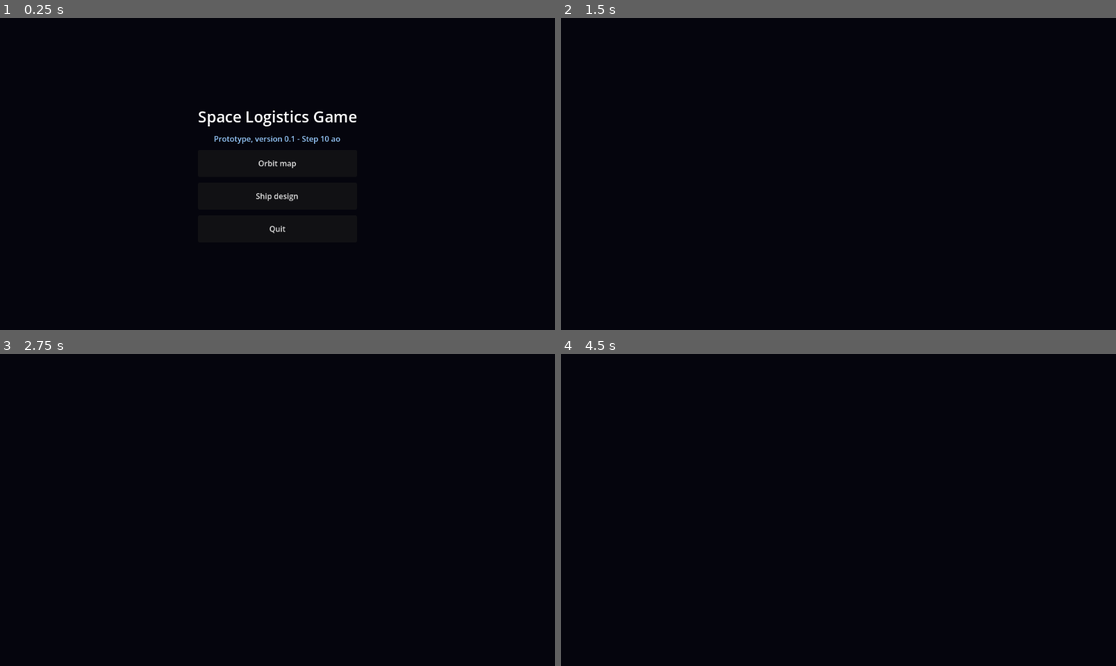
Above: before the commit, frames 1-4 (two rows, left to right).
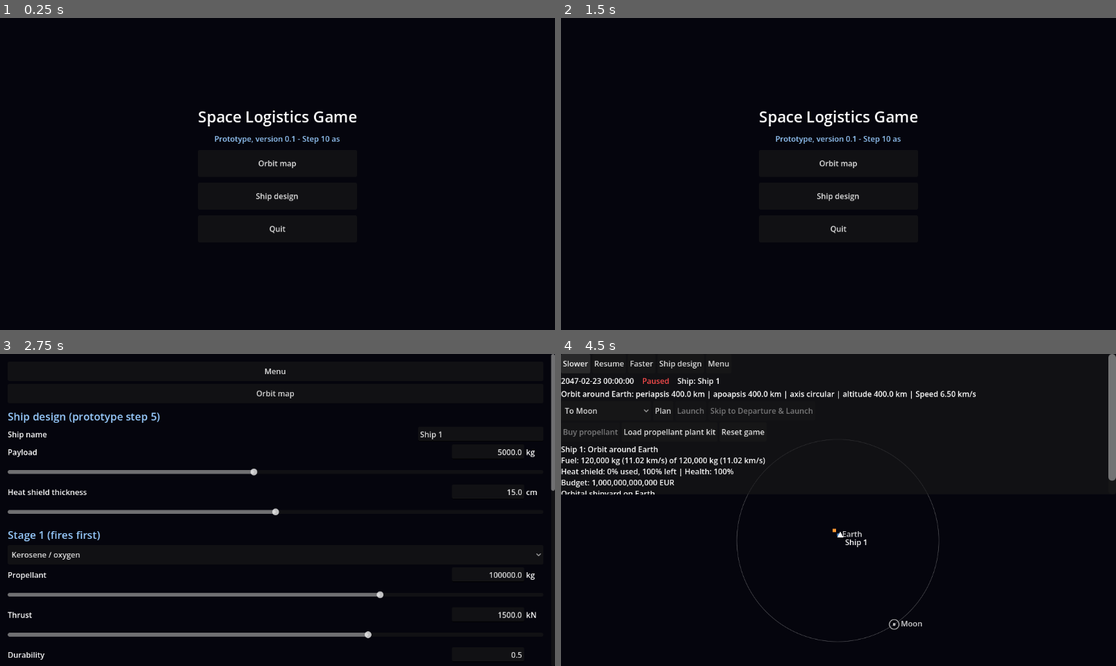
Above: after the commit, the same moments.

Repository: jonmakescars/asteroid-miner
Game: Godot game, scene res://menu.tscn
Two runs of this game, one before a commit and one after it. Both use one fixed random seed, a clock stepped at 60 frames per second and the inputs below.
Inputs (mouse positions are in pixels of both pictures, inside the frame that each line leads up to):
- Up to frame 1 (0.25 s): no input
- Up to frame 2 (1.5 s): click "Orbit map" at 0.5 s; click (716, 27) at 1.25 s, where only the run after the commit has a clickable "Menu"
- Up to frame 3 (2.75 s): click (277, 531) at 2 s, where only the run after the commit has a clickable "Ship design"
- Up to frame 4 (4.5 s): click (838, 372) at 2.75 s, where only the run after the commit has a clickable "Menu"; click (838, 500) at 3.5 s, where only the run after the commit has a clickable "Orbit map"; click (577, 363) at 4.25 s, where only the run after the commit has a clickable "Slower"

The runs differ from the first frame. In frame 1, 0.2% of the frame differs, in the area x 38-62%, y 37-41%; in frame 2, 0.9%; in frame 3, 5.1%, in the area x 1-100%, y 0-98%; in frame 4, 4.8%.
Error before the commit: Parse Error: Too many arguments for "make_plan()" call. Expected at most 5 but received 7. (res://scripts/orbit_view.gd:847)

Commit message:
Step 10as - improved orbit intersion routes.

Diff:
--- a/scripts/game_state.gd
+++ b/scripts/game_state.gd
@@ -14,6 +14,10 @@
 const DEFAULT_SHIP_PAYLOAD_KG := 5000.0
 const DEFAULT_SHIP_THRUST_KN := 1000.0
 const VIEW_FILL := 0.9          # share of the half screen width that the widest orbit of a view fills
+static var _last_approach_diag := ""
+
+## Greatest distance (km) by which a transfer may miss the centre of its target for the curved approach to be drawn.
+const APPROACH_MAX_MISS_KM := 1.0e6
 const ROUTE_FADE_LENGTHS := 6.0  # the jump at escape / insertion fades out over this many times its size
 const DEFAULT_SHIELD_CM := 15.0
 const AERO_WARP_INDEX := 1   # time flow drops to this (1 min/s) when the ship reaches the upper atmosphere
@@ -892,17 +896,53 @@
 		if from_chain.has(id):
 			common = str(id)
 			break
-	var from_pos := Vector2.ZERO
+	# Summed and subtracted as 64-bit floats; Vector2 (32-bit) only for the result (see B-014).
+	var from_pos := [0.0, 0.0]
 	for id in from_chain:
 		if str(id) == common:
 			break
-		from_pos += body_rel(str(id), jd)
-	var to_pos := Vector2.ZERO
+		from_pos = _add_xy(from_pos, _body_rel_xy(str(id), jd), 1.0)
+	var to_pos := [0.0, 0.0]
 	for id in to_chain:
 		if str(id) == common:
 			break
-		to_pos += body_rel(str(id), jd)
-	return to_pos - from_pos
+		to_pos = _add_xy(to_pos, _body_rel_xy(str(id), jd), 1.0)
+	return Vector2(to_pos[0] - from_pos[0], to_pos[1] - from_pos[1])
+
+
+## Position of a body relative to its parent as 64-bit floats [x, y].
+static func _body_rel_xy(id: String, jd: float) -> Array:
+	var segments: Array = bodies[id]["orbit_segments"]
+	if segments.is_empty():
+		return [0.0, 0.0]
+	return Kepler.position_xy(Kepler.segment_at(segments, jd), jd)
+
+
+## a + factor * b for [x, y] pairs of 64-bit floats.
+static func _add_xy(a: Array, b: Array, factor: float) -> Array:
+	return [float(a[0]) + factor * float(b[0]), float(a[1]) + factor * float(b[1])]
+
+
+## The natural direction of the periapsis (degrees, in the frame of the target body's parent) of a capture at
+## the target: the ship comes in along its real path and passes the target on the side where it sweeps round it
+## counter-clockwise, the direction of the body's rotation. The angle between the incoming direction and the
+## periapsis follows from the hyperbola with periapsis radius rp and the energy of the arrival (km2/s2).
+## segment is the transfer orbit (in the frame of the target's parent), t_arr the arrival time.
+static func natural_capture_axis_deg(segment: Dictionary, target_id: String, t_arr: float, rp: float, gm: float, energy: float) -> float:
+	var h := 0.1   # days
+	var before := _transfer_rel_target_xy(segment, target_id, t_arr - h)
+	var after := _transfer_rel_target_xy(segment, target_id, t_arr + h)
+	var incoming := atan2(float(after[1]) - float(before[1]), float(after[0]) - float(before[0]))
+	var e := 1.0 + rp * 2.0 * energy / gm
+	var slope := sqrt(maxf(e * e - 1.0, 0.0))
+	return rad_to_deg(incoming - atan2(slope, 1.0))
+
+
+## Position of the transfer orbit relative to the target body as 64-bit floats [x, y].
+static func _transfer_rel_target_xy(segment: Dictionary, target_id: String, jd: float) -> Array:
+	var ship_xy: Array = Kepler.position_xy(segment, jd)
+	var body_xy: Array = _body_rel_xy(target_id, jd)
+	return [float(ship_xy[0]) - float(body_xy[0]), float(ship_xy[1]) - float(body_xy[1])]
 
 
 ## The body and the bodies it orbits, from the body up to the root.
@@ -934,27 +974,41 @@
 
 
 static func _leg_rel(leg: Dictionary, frame_id: String, jd: float) -> Vector2:
-	var total: Vector2 = Kepler.position_at(leg["segment"], jd)
+	# All sums and differences are done in 64-bit floats; only the result becomes a Vector2 (B-014: with
+	# 32-bit numbers the position relative to Ceres was rounded to steps of about 32 km).
+	var total: Array = Kepler.position_xy(leg["segment"], jd)
 	var current := str(leg["parent"])
 	# The frame is a body inside the leg's own system (for example a moon of the planet the ship orbits):
 	# subtract the body's position around that planet, which keeps the full precision.
-	var down := Vector2.ZERO
+	var down: Array = [0.0, 0.0]
 	var walker := frame_id
 	while walker != current:
 		var up: Variant = bodies[walker]["parent"]
 		if up == null:
 			break
-		down += body_rel(walker, jd)
+		down = _add_xy(down, _body_rel_xy(walker, jd), 1.0)
 		walker = str(up)
 	if walker == current:
-		return total - down
+		return Vector2(float(total[0]) - float(down[0]), float(total[1]) - float(down[1]))
 	while current != frame_id:
 		var parent_id: Variant = bodies[current]["parent"]
 		if parent_id == null:
-			return body_abs(str(leg["parent"]), jd) + Kepler.position_at(leg["segment"], jd) - body_abs(frame_id, jd)
-		total += body_rel(current, jd)
+			# The frame is not an ancestor: difference of the Sun positions of the leg's body and the frame.
+			var leg_chain: Array = [0.0, 0.0]
+			var walk: Variant = str(leg["parent"])
+			while walk != null:
+				leg_chain = _add_xy(leg_chain, _body_rel_xy(str(walk), jd), 1.0)
+				walk = bodies[str(walk)]["parent"]
+			var frame_chain: Array = [0.0, 0.0]
+			walk = frame_id
+			while walk != null:
+				frame_chain = _add_xy(frame_chain, _body_rel_xy(str(walk), jd), 1.0)
+				walk = bodies[str(walk)]["parent"]
+			return Vector2(float(leg_chain[0]) + float(total[0]) - float(frame_chain[0]),
+					float(leg_chain[1]) + float(total[1]) - float(frame_chain[1]))
+		total = _add_xy(total, _body_rel_xy(current, jd), 1.0)
 		current = str(parent_id)
-	return total
+	return Vector2(float(total[0]), float(total[1]))
 
 
 static func leg_rel_with_offsets(leg: Dictionary, frame_id: String, jd: float) -> Vector2:
@@ -978,6 +1032,9 @@
 			total = _blend_hyperbola(to_hyp, base, (jd - float(to_hyp["t0"])) * 86400.0)
 		else:
 			total += _faded(leg["to_offset"], base - (leg["to_ref"] as Vector2))
+		if leg.has("to_mirror"):   # B-015: mirrored about the capture axis so that the approach sweeps counter-clockwise
+			var axis := float(leg["to_mirror"])
+			total = (total.rotated(-axis) * Vector2(1.0, -1.0)).rotated(axis)
 	return total
 
 
@@ -1115,8 +1172,11 @@
 		leg["to_offset"] = Kepler.position_at(captures[0]["segment"], float(captures[0]["t_start"])) - base_end
 		var capture_point: Vector2 = Kepler.position_at(captures[0]["segment"], float(captures[0]["t_start"]))
 		var energy := float(a_plan.get("arrival_energy", -1.0))
+		# (The transfer is calculated to the body, but it may miss the centre by a few thousand km: the curved
+		# approach is used unless it misses by an absurd distance. With the old limit of twice the capture radius
+		# the course went straight through Earth, and through Ceres with an axis offset.)
 		if energy > 0.0 and str(a_plan["frame"]) != str(a_plan["target_id"]) and capture_point.length() > 1.0 \
-				and base_end.length() < 2.0 * capture_point.length():
+				and base_end.length() < APPROACH_MAX_MISS_KM:
 			var hyp_in := _hyperbola(float(a_plan["gm_target"]), capture_point.length(), capture_point.angle(), sqrt(2.0 * energy))
 			var dt_in := minf(1.0, 0.25 * float(a_plan["flight_days"]))
 			var near_step := _leg_rel(leg, str(a_plan["target_id"]), float(a_plan["t_arr"]) - 0.5 * dt_in) - _leg_rel(leg, str(a_plan["target_id"]), float(a_plan["t_arr"]) - dt_in)
@@ -1124,6 +1184,24 @@
 			hyp_in["t0"] = float(a_plan["t_arr"])
 			hyp_in["shift"] = _asymptote_shift(hyp_in, true)
 			leg["to_hyp"] = hyp_in
+		var diag := "approach to %s: miss %.0f km, capture radius %.0f km, curved approach: %s" % [a_plan["target_id"], base_end.length(), capture_point.length(), str(leg.has("to_hyp"))]
+		if diag != _last_approach_diag:   # for the Godot output: shows why a course is straight or curved
+			_last_approach_diag = diag
+			print(diag)
+		# B-015: the orbit runs counter-clockwise (the body's rotation). If the approach as drawn sweeps
+		# clockwise round the target, mirror it about the axis through the capture point.
+		var sweep := 0.0
+		var previous_point := Vector2.ZERO
+		var have_previous := false
+		for k in 41:
+			var days_before := 2.0 * pow(1.0 / 2880.0, float(k) / 40.0)
+			var point := leg_rel_with_offsets(leg, str(a_plan["target_id"]), float(a_plan["t_arr"]) - days_before)
+			if have_previous and point.length() > 0.0 and previous_point.length() > 0.0:
+				sweep += previous_point.angle_to(point)
+			previous_point = point
+			have_previous = true
+		if sweep < -0.01:
+			leg["to_mirror"] = capture_point.angle()
 	return leg
 
 
--- a/scripts/kepler.gd
+++ b/scripts/kepler.gd
@@ -46,6 +46,21 @@
 	return in_plane.rotated(_periapsis_longitude(segment))
 
 
+## The same position as position_at, but as an Array [x, y] of 64-bit floats (a Vector2 holds only 32-bit
+## numbers, which loses tens of km at the distance of the asteroid belt). Add and subtract positions in this
+## form and convert to Vector2 only after the subtraction.
+static func position_xy(segment: Dictionary, jd: float) -> Array:
+	var e := float(segment["eccentricity"])
+	var a := float(segment["semi_major_axis_km"])
+	var ecc_anomaly := solve_eccentric_anomaly(mean_anomaly_at(segment, jd), e)
+	var px := a * (cos(ecc_anomaly) - e)
+	var py := a * sqrt(1.0 - e * e) * sin(ecc_anomaly)
+	var rotation := _periapsis_longitude(segment)
+	var c := cos(rotation)
+	var s := sin(rotation)
+	return [px * c - py * s, px * s + py * c]
+
+
 ## Points (km, relative to the parent) along the whole orbit ellipse, for drawing.
 static func orbit_points(segment: Dictionary, count: int = 128) -> PackedVector2Array:
 	var e := float(segment["eccentricity"])
--- a/scripts/menu_view.gd
+++ b/scripts/menu_view.gd
@@ -2,7 +2,7 @@
 ## Start menu: opens the prototype screens.
 
 const MOBILE_UI_SCALE := 2.0
-const BUILD_LABEL := "version 0.1 - Step 10 ao"   # shown in the menu; update it with every new build
+const BUILD_LABEL := "version 0.1 - Step 10 as"   # shown in the menu; update it with every new build
 const ENTRIES := [
 	["Orbit map", "res://main.tscn"],
 	["Ship design", "res://ship_design.tscn"],
--- a/scripts/mission_planner.gd
+++ b/scripts/mission_planner.gd
@@ -42,7 +42,7 @@
 ## into the target orbit {"rp_alt_km", "ra_alt_km", "offset_deg"} (altitudes above the surface; the default
 ## orbit of the body if empty). Returns the plan, or {"error": text} if no plan is possible.
 static func make_plan(origin_id: String, orbit_segment: Dictionary, target_id: String, t_start: float,
-		target_orbit: Dictionary = {}) -> Dictionary:
+		target_orbit: Dictionary = {}, fixed_departure := -1.0, quick := false) -> Dictionary:
 	var bodies := GameState.bodies
 	var origin: Dictionary = bodies[origin_id]
 	var target: Dictionary = bodies[target_id]
@@ -130,7 +130,7 @@
 			var target_period := _period_days(target_id)
 			horizon = 20.0 * maxf(origin_period, target_period)
 			step = minf(origin_period, target_period) / 100.0
-		transfer = TransferPlanner.find_window(frame_gm, origin_fn, target_fn, t_start, horizon, step)
+		transfer = _transfer(frame_gm, origin_fn, target_fn, t_start, horizon, step, fixed_departure)
 		if transfer.is_empty():
 			return {"error": "No launch window found."}
 		var origin_velocity := TransferPlanner.velocity_kms(origin_fn, float(transfer["t_dep"]))
@@ -152,7 +152,7 @@
 		var planet_id := str(origin_parent)
 		var sun_gm := float(bodies["sun"]["gm_km3_s2"])
 		var planet_fn := func(t: float) -> Vector2: return GameState.body_rel(planet_id, t)
-		transfer = TransferPlanner.find_window(sun_gm, planet_fn, target_fn, t_start, SYNODIC_SEARCH_DAYS, 1.0)
+		transfer = _transfer(sun_gm, planet_fn, target_fn, t_start, SYNODIC_SEARCH_DAYS, 1.0, fixed_departure)
 		if transfer.is_empty():
 			return {"error": "No launch window found."}
 		var t_dep := float(transfer["t_dep"])
@@ -167,6 +167,11 @@
 		return {"error": "No route to %s from here yet." % target["name"]}
 
 	dv_arrival = TransferPlanner.capture_dv(target_gm, arrival_energy, rp_t, ra_t)
+	if aimable and arrival_energy > 0.0:
+		# The capture point is where the ship really arrives (passing on the side that gives a counter-clockwise
+		# orbit), not a fixed direction; no mirroring of the approach is needed.
+		capture_phase_deg = GameState.natural_capture_axis_deg(TransferPlanner.transfer_segment(transfer, float(transfer["gm"])),
+				target_id, float(transfer["t_arr"]), rp_t, target_gm, arrival_energy)
 	var plan := {
 		"origin_id": origin_id,
 		"target_id": target_id,
@@ -192,8 +197,24 @@
 		"gm_target": target_gm,
 		"dv_capture": dv_arrival,
 	}
+	if quick:
+		plan["aero"] = {"available": false, "enabled": false, "outcome": "ok", "message": ""}
+		plan["capture_legs"] = []   # (only the departure and the cost matter for a quick check of a different departure time)
+		plan["outcome"] = "ok"
+		return plan
 	AeroBraking.setup_plan(plan)   # adds the aerobraking data and the capture legs
 	return plan
+
+
+## The transfer for a plan: the next launch window after t_start, or, with fixed_departure (a Julian Date), a
+## transfer that leaves at that time and takes as long as the window's own transfer would (so the ship leaves a bit
+## earlier or later than the best time, with a different burn).
+static func _transfer(gm: float, origin_fn: Callable, target_fn: Callable, t_start: float, horizon: float, step: float,
+		fixed_departure: float) -> Dictionary:
+	if fixed_departure < 0.0:
+		return TransferPlanner.find_window(gm, origin_fn, target_fn, t_start, horizon, step)
+	var reference := TransferPlanner.transfer_for_departure(gm, origin_fn, target_fn, fixed_departure)
+	return TransferPlanner.lambert_transfer(gm, origin_fn, target_fn, fixed_departure, float(reference["flight_days"]))
 
 
 ## A change of the ship's orbit around the body it is at (a new periapsis, apoapsis and axis): two burns at the
--- a/scripts/top_bar.gd
+++ b/scripts/top_bar.gd
@@ -15,8 +15,8 @@
 	["Menu", "res://menu.tscn"],
 ]
 
-const MAX_HEIGHT_PORTRAIT := 0.34   # share of the screen height the bar may use before it scrolls (the top third)
-const MAX_HEIGHT_LANDSCAPE := 0.34
+const MAX_HEIGHT_PORTRAIT := 0.45   # share of the screen height the bar may use before it scrolls
+const MAX_HEIGHT_LANDSCAPE := 0.45
 const WHEEL_STEP_PX := 48
 
 var scroll: ScrollContainer
--- a/scripts/transfer_planner.gd
+++ b/scripts/transfer_planner.gd
@@ -149,6 +149,105 @@
 	return {}
 
 
+## The ship's velocity (km/s) at the start of a transfer, relative to the central body: tangential for the
+## Hohmann-style transfers, the velocity the transfer stores ("v_dep") for the others.
+static func departure_velocity(transfer: Dictionary) -> Vector2:
+	if transfer.has("v_dep"):
+		return transfer["v_dep"]
+	var r1 := float(transfer["r1"])
+	var v_departure := sqrt(float(transfer["gm"]) * (2.0 / r1 - 1.0 / float(transfer["a"])))
+	return (transfer["origin"] as Vector2).normalized().rotated(PI / 2.0) * v_departure
+
+
+## The same at the end of a transfer (at the target).
+static func arrival_velocity(transfer: Dictionary) -> Vector2:
+	if transfer.has("v_arr"):
+		return transfer["v_arr"]
+	var r2 := float(transfer["r2"])
+	var v_arrival := sqrt(float(transfer["gm"]) * (2.0 / r2 - 1.0 / float(transfer["a"])))
+	var arrival_direction := Vector2.from_angle((transfer["origin"] as Vector2).angle() + PI)
+	return arrival_direction.rotated(PI / 2.0) * v_arrival
+
+
+static func _stumpff_c(z: float) -> float:
+	if absf(z) < 1.0e-8:
+		return 0.5
+	if z > 0.0:
+		return (1.0 - cos(sqrt(z))) / z
+	return (cosh(sqrt(-z)) - 1.0) / -z
+
+
+static func _stumpff_s(z: float) -> float:
+	if absf(z) < 1.0e-8:
+		return 1.0 / 6.0
+	if z > 0.0:
+		var root := sqrt(z)
+		return (root - sin(root)) / (root * root * root)
+	var root_n := sqrt(-z)
+	return (sinh(root_n) - root_n) / (root_n * root_n * root_n)
+
+
+## A transfer that leaves the origin at t_dep and reaches the target flight_days later: the conic through the two
+## positions (Lambert's problem, counter-clockwise, no full revolutions). It is not tangential at the departure or at
+## the arrival, so the transfer stores the velocities ("v_dep", "v_arr"). Returns {} if there is no ellipse.
+static func lambert_transfer(gm: float, origin_fn: Callable, target_fn: Callable, t_dep: float, flight_days: float) -> Dictionary:
+	var r1v: Vector2 = origin_fn.call(t_dep)
+	var t_arr := t_dep + flight_days
+	var r2v: Vector2 = target_fn.call(t_arr)
+	var r1 := r1v.length()
+	var r2 := r2v.length()
+	var dtheta := fposmod(r2v.angle() - r1v.angle(), TAU)
+	if absf(dtheta - PI) < 1.0e-4 or dtheta < 1.0e-4:
+		return {}   # (a half turn or no turn: the formulas have no single solution there; the window itself is the Hohmann transfer)
+	var tof := flight_days * SECONDS_PER_DAY
+	var a_term := sin(dtheta) * sqrt(r1 * r2 / (1.0 - cos(dtheta)))
+	var low := -40.0
+	var high := TAU * TAU - 1.0e-6
+	var z := 0.0
+	var y := 0.0
+	for _i in 200:
+		z = 0.5 * (low + high)
+		var c := _stumpff_c(z)
+		var s_value := _stumpff_s(z)
+		y = r1 + r2 + a_term * (z * s_value - 1.0) / sqrt(c)
+		var f_value := -1.0
+		if y > 0.0:
+			f_value = pow(y / c, 1.5) * s_value + a_term * sqrt(y) - sqrt(gm) * tof
+		if f_value < 0.0:
+			low = z
+		else:
+			high = z
+	var c_final := _stumpff_c(z)
+	y = r1 + r2 + a_term * (z * _stumpff_s(z) - 1.0) / sqrt(c_final)
+	if y <= 0.0:
+		return {}
+	var f := 1.0 - y / r1
+	var g := a_term * sqrt(y / gm)
+	var g_dot := 1.0 - y / r2
+	if absf(g) < 1.0e-12:
+		return {}
+	var v1 := (r2v - f * r1v) / g
+	var v2 := (g_dot * r2v - r1v) / g
+	if r1v.cross(v1) <= 0.0:
+		return {}   # (clockwise: against the direction every orbit in the system runs)
+	var speed2 := v1.length_squared()
+	var energy_term := 2.0 / r1 - speed2 / gm
+	if energy_term <= 1.0e-12:
+		return {}   # not an ellipse
+	var a := 1.0 / energy_term
+	var e_vector := ((speed2 - gm / r1) * r1v - r1v.dot(v1) * v1) / gm
+	var e := e_vector.length()
+	var peri := e_vector.angle() if e > 1.0e-9 else r1v.angle()
+	var nu := r1v.angle() - peri
+	var ecc_anomaly := 2.0 * atan2(sqrt(maxf(1.0 - e, 0.0)) * sin(0.5 * nu), sqrt(1.0 + e) * cos(0.5 * nu))
+	var mean_anomaly := ecc_anomaly - e * sin(ecc_anomaly)
+	return {
+		"gm": gm, "t_dep": t_dep, "t_arr": t_arr, "flight_days": flight_days, "r1": r1, "r2": r2, "a": a, "e": e,
+		"peri_longitude": peri, "mean_anomaly_start_deg": rad_to_deg(mean_anomaly), "origin": r1v, "target_pos": r2v,
+		"angle_error": 0.0, "v_dep": v1, "v_arr": v2,
+	}
+
+
 ## Burn from a circular parking orbit straight onto the transfer (both around the same body).
 static func departure_dv_bound(transfer: Dictionary, gm: float) -> float:
 	var r1 := float(transfer["r1"])
@@ -160,10 +259,7 @@
 ## origin_velocity is the body's own velocity around the central body; body_gm and parking_radius_km
 ## describe the ship's circular parking orbit around the origin body.
 static func departure_dv_escape(transfer: Dictionary, origin_velocity: Vector2, body_gm: float, parking_radius_km: float) -> float:
-	var r1 := float(transfer["r1"])
-	var v_departure := sqrt(float(transfer["gm"]) * (2.0 / r1 - 1.0 / float(transfer["a"])))
-	var direction := (transfer["origin"] as Vector2).normalized().rotated(PI / 2.0)
-	var v_inf := (direction * v_departure - origin_velocity).length()
+	var v_inf := (departure_velocity(transfer) - origin_velocity).length()
 	var v_circular := sqrt(body_gm / parking_radius_km)
 	return sqrt(v_inf * v_inf + 2.0 * v_circular * v_circular) - v_circular
 
@@ -172,10 +268,7 @@
 ## transfer: the escape hyperbola's outgoing asymptote is turned by the true anomaly acos(-1/e) from its
 ## periapsis (the orbits run counter-clockwise). Used with departure_dv_escape.
 static func escape_axis_deg(transfer: Dictionary, origin_velocity: Vector2, body_gm: float, periapsis_radius_km: float) -> float:
-	var r1 := float(transfer["r1"])
-	var v_departure := sqrt(float(transfer["gm"]) * (2.0 / r1 - 1.0 / float(transfer["a"])))
-	var direction := (transfer["origin"] as Vector2).normalized().rotated(PI / 2.0)
-	var v_inf_vector := direction * v_departure - origin_velocity
+	var v_inf_vector := departure_velocity(transfer) - origin_velocity
 	var v_inf := v_inf_vector.length()
 	var e := 1.0 + periapsis_radius_km * v_inf * v_inf / body_gm
 	return rad_to_deg(v_inf_vector.angle() - acos(-1.0 / e))
@@ -187,10 +280,7 @@
 ## phase of the moon in its orbit is not modelled.
 static func departure_dv_from_moon(transfer: Dictionary, planet_velocity: Vector2, planet_gm: float,
 		moon_orbit_radius_km: float, moon_gm: float, parking_radius_km: float) -> float:
-	var r1 := float(transfer["r1"])
-	var v_departure := sqrt(float(transfer["gm"]) * (2.0 / r1 - 1.0 / float(transfer["a"])))
-	var direction := (transfer["origin"] as Vector2).normalized().rotated(PI / 2.0)
-	var v_inf_planet := (direction * v_departure - planet_velocity).length()
+	var v_inf_planet := (departure_velocity(transfer) - planet_velocity).length()
 	var v_required := sqrt(v_inf_planet * v_inf_planet + 2.0 * planet_gm / moon_orbit_radius_km)
 	var v_moon := sqrt(planet_gm / moon_orbit_radius_km)
 	var v_inf_moon := absf(v_required - v_moon)
@@ -200,10 +290,7 @@
 
 ## Capture burn into a circular orbit around the target. Returns {"v_inf_kms", "dv_kms"}.
 static func arrival_dv(transfer: Dictionary, target_fn: Callable, target_gm: float, capture_radius_km: float) -> Dictionary:
-	var r2 := float(transfer["r2"])
-	var v_arrival := sqrt(float(transfer["gm"]) * (2.0 / r2 - 1.0 / float(transfer["a"])))
-	var arrival_direction := Vector2.from_angle((transfer["origin"] as Vector2).angle() + PI)
-	var ship_velocity := arrival_direction.rotated(PI / 2.0) * v_arrival
+	var ship_velocity := arrival_velocity(transfer)
 	var target_velocity := velocity_kms(target_fn, float(transfer["t_arr"]))
 	var v_inf := (target_velocity - ship_velocity).length()
 	var v_circular := sqrt(target_gm / capture_radius_km)
Not shown, changed: export_presets.cfg
Not shown, changed: data/DATA_NOTES.md
Not shown, removed: notes-step9.zip
Not shown, removed: step10a-autoview.zip
Not shown, removed: step10aa-ship-view.zip
Not shown, removed: step10ab-focus.zip
Not shown, removed: step10ac-lockfix.zip
Not shown, removed: step10ad-warp.zip
Not shown, removed: step10ae-plasma.zip
Not shown, removed: step10af-attitude.zip
Not shown, removed: step10ag-realtime.zip
Not shown, removed: step10ah-turn.zip
(and 62 more such lines)
